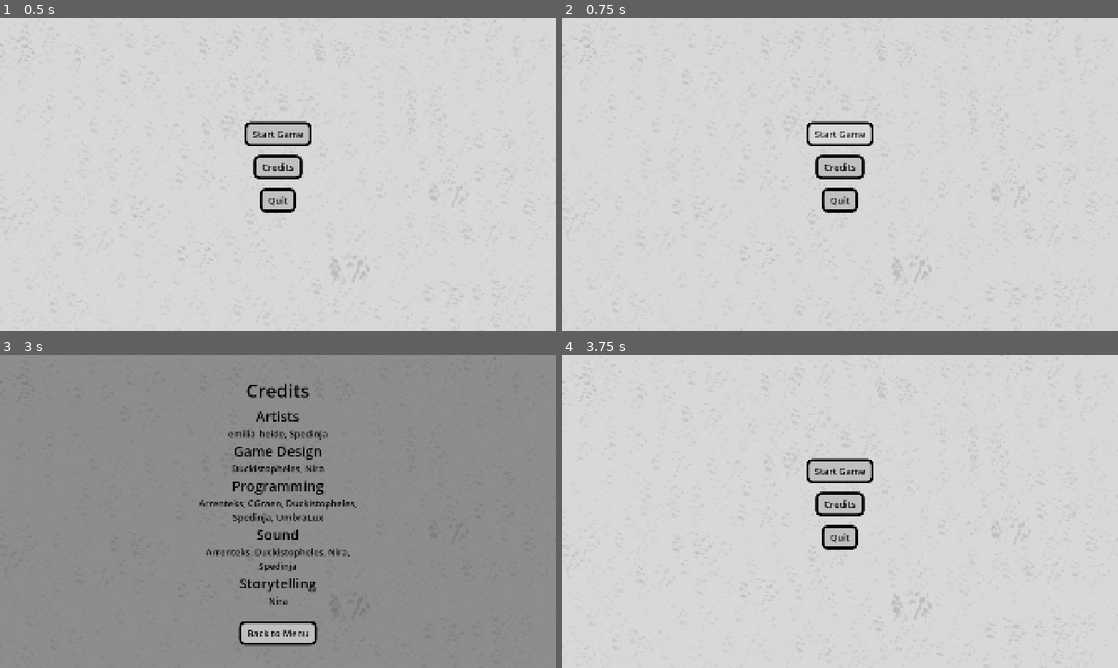
Above: before the commit, frames 1-4 (two rows, left to right).
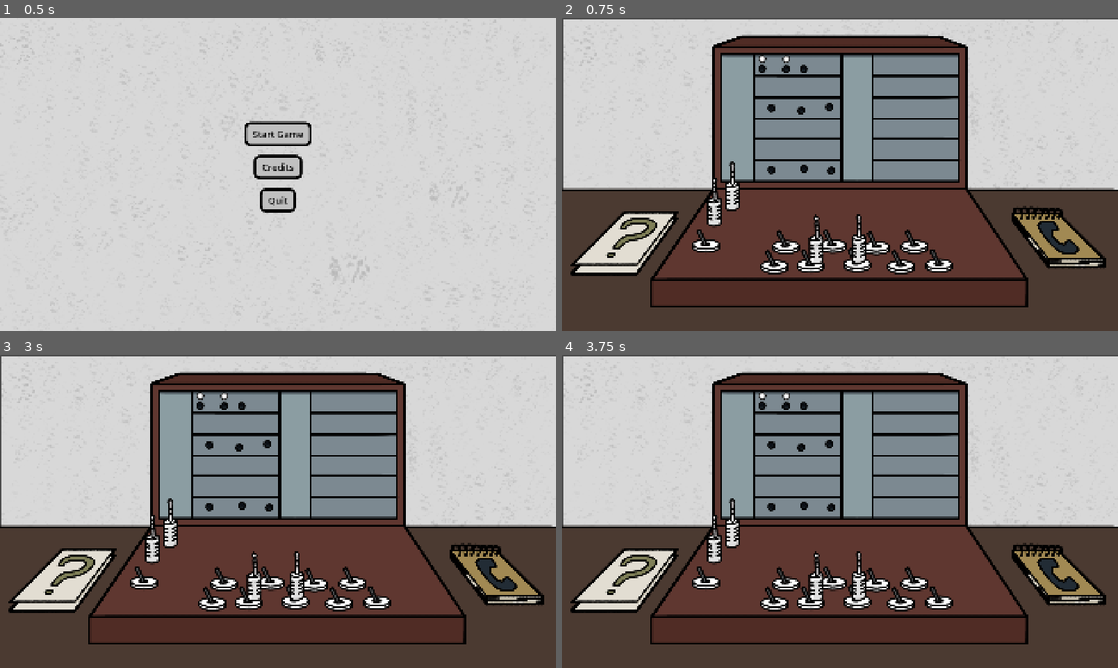
Above: after the commit, the same moments.

Repository: Arrenteks/LD60
Game: Godot game, scene res://scenes/main_menu.tscn
Two runs of this game, one before a commit and one after it. Both use one fixed random seed, a clock stepped at 60 frames per second and the inputs below. This scene is started directly instead of the project's main scene.
Inputs (mouse positions are in pixels of both pictures, inside the frame that each line leads up to):
- Up to frame 1 (0.5 s): no input
- Up to frame 2 (0.75 s): click "Start Game" at 0.5 s
- Up to frame 3 (3 s): click (278, 473) at 1.25 s, where only the run before the commit has a clickable "Start Game"; click (278, 473) at 2 s, where only the run before the commit has a clickable "Start Game"; click (278, 505) at 2.75 s, where only the run before the commit has a clickable "Credits"
- Up to frame 4 (3.75 s): click (840, 633) at 3.5 s, where only the run before the commit has a clickable "Back to Menu"

Frame 1 is identical in both runs. In frame 2, 67% of the frame differs, in the area x 0-100%, y 0-100%; in frame 3, 87%; in frame 4, 67%.

Commit message:
added arrow button, added some daily cycle functionality, does not work ye´t

Diff:
--- /dev/null
+++ b/ld-60/scenes/UI/arrow_button.tscn
@@ -0,0 +1,15 @@
+[gd_scene format=3 uid="uid://bhlgtdo4p5qox"]
+
+[ext_resource type="Texture2D" uid="uid://dt0retboohetv" path="res://sprites/UI/R_Button_Normal.png" id="1_tpgwl"]
+[ext_resource type="Texture2D" uid="uid://b75wp2j5l4rx6" path="res://sprites/UI/R_Button_Pressed.png" id="2_m37gq"]
+[ext_resource type="Texture2D" uid="uid://doc5a5qgn3uvd" path="res://sprites/UI/R_Button_Hover.png" id="3_lf07a"]
+[ext_resource type="Texture2D" uid="uid://bjnss2o5jd3wf" path="res://sprites/UI/R_Button_Disabled.png" id="4_m37gq"]
+
+[node name="ArrowButton" type="TextureButton" unique_id=643081911]
+texture_filter = 1
+offset_right = 40.0
+offset_bottom = 40.0
+texture_normal = ExtResource("1_tpgwl")
+texture_pressed = ExtResource("2_m37gq")
+texture_hover = ExtResource("3_lf07a")
+texture_disabled = ExtResource("4_m37gq")
--- /dev/null
+++ b/ld-60/scenes/instructions.tscn
@@ -0,0 +1,90 @@
+[gd_scene format=3 uid="uid://bugol3jiohoxy"]
+
+[ext_resource type="Script" uid="uid://ckdbab3n1hkym" path="res://scripts/instructions.gd" id="1_dkfqi"]
+[ext_resource type="Theme" uid="uid://xydurjugrgpw" path="res://themes/textbox_panel.tres" id="2_njqp3"]
+[ext_resource type="Theme" uid="uid://7dqop2hw1xk7" path="res://themes/button.tres" id="3_c00ax"]
+
+[node name="Instructions" type="Control" unique_id=2030386360]
+custom_maximum_size = Vector2(1820, 980)
+layout_mode = 3
+anchors_preset = 0
+script = ExtResource("1_dkfqi")
+
+[node name="Panel" type="Panel" parent="." unique_id=1576480113]
+custom_minimum_size = Vector2(200, 200)
+layout_mode = 0
+offset_left = 50.0
+offset_top = 50.0
+offset_right = 1870.0
+offset_bottom = 1030.0
+theme = ExtResource("2_njqp3")
+
+[node name="VBoxContainer" type="VBoxContainer" parent="Panel" unique_id=87544572]
+custom_minimum_size = Vector2(1700, 880)
+custom_maximum_size = Vector2(1700, 880)
+layout_mode = 0
+offset_left = 60.0
+offset_right = 1760.0
+offset_bottom = 880.0
+theme_override_constants/separation = 0
+
+[node name="DayCount" type="Label" parent="Panel/VBoxContainer" unique_id=667165641]
+layout_mode = 2
+theme_override_font_sizes/font_size = 64
+text = "Day 1"
+horizontal_alignment = 1
+
+[node name="InfoMessage" type="RichTextLabel" parent="Panel/VBoxContainer" unique_id=1279380659]
+custom_minimum_size = Vector2(1800, 882)
+custom_maximum_size = Vector2(1800, 882)
+layout_mode = 2
+theme_override_font_sizes/bold_font_size = 32
+bbcode_enabled = true
+text = "Good Morning.
+For the next few days your job will be here in the telephone exchange centre. Our investigation team has compiled questions based on already gathered intel to current cases. You will need to answer them by listening in to the calls that go through your station every day and consulting telephone-book. Make sure you have all the answers ready at the end of the day at 4pm.
+
+Here are the current cases you will be given questions to, and if you have never worked on such a station before, I have attached a note below where your work-process is explained in detail:
+
+- A groecry theft at the local supermarket in Feyshield
+- A bankrobbery
+- A missing person in Holloward
+Have a good day!
+
+[b]How the telephone exchange station works:[/b]
+
+blinking lamp indicates incoming call
+
+connect a incoming cable to the slot of the incoming call
+
+enable the corresponding switch to talk to the new caller
+
+listen to the desired connection the caller wants you to establish
+
+slot the corresponding outgoing cable into the frequency the caller wants to connect to
+
+consult the telephone book in case callers don't know the number they want to reach
+leave the switch enabled to listen to the call
+
+a newly connected call will overwrite the last call that is being listend to, avoid having multiple calls overlaping each other
+
+Look at the questions sheet at the start of the day before the first call comes in and answer the questions throughout the day
+
+To make things easier, you can directly drag information from the telephone book into most asnwer fields"
+
+[node name="Close" type="Button" parent="Panel" unique_id=1487543417]
+custom_minimum_size = Vector2(140, 0)
+layout_mode = 1
+anchors_preset = 7
+anchor_left = 0.5
+anchor_top = 1.0
+anchor_right = 0.5
+anchor_bottom = 1.0
+offset_left = -4.0
+offset_top = -8.0
+offset_right = 4.0
+grow_horizontal = 2
+grow_vertical = 0
+theme = ExtResource("3_c00ax")
+text = "Close"
+
+[connection signal="pressed" from="Panel/Close" to="." method="_on_close_pressed"]
--- a/ld-60/scenes/main_menu.tscn
+++ b/ld-60/scenes/main_menu.tscn
@@ -219,6 +219,7 @@
 theme = ExtResource("1_l6cm7")
 text = "Back to Menu"
 
+[connection signal="pressed" from="Menu Content/StartGameButton" to="." method="_on_start_game_button_pressed"]
 [connection signal="pressed" from="Menu Content/SettingsButton" to="." method="_on_settings_button_pressed"]
 [connection signal="pressed" from="Menu Content/CreditsButton" to="." method="_on_credits_button_pressed"]
 [connection signal="pressed" from="Menu Content/QuitButton" to="." method="_on_quit_pressed"]
--- a/ld-60/scripts/globals/tickengine.gd
+++ b/ld-60/scripts/globals/tickengine.gd
@@ -16,6 +16,7 @@
 
 const TEST_CALL = preload("uid://i1bayk800x8w")
 
+var day: int = 1
 
 func toggle_pause():
 	is_paused = !is_paused;
@@ -23,9 +24,31 @@
 
 # Called when the node enters the scene tree for the first time.
 func _ready() -> void:
+	toggle_pause()
 	game_time = Game_Time.new(start_hour_tens, start_hour_first, start_minute_tens, start_minute_first)
-	game_time_event_dictionary["08:05"] = Game_Routine_Event.new(GameRoutineEventType.Call, TEST_CALL)
 	tick_timer.start(tick_timer_duration);
+
+func start_day():
+	start_hour_tens = 0;
+	start_hour_first = 8;
+	start_minute_tens = 0;
+	start_minute_first = 0;
+	_get_day_events()
+
+func _get_day_events():
+	game_time_event_dictionary.clear()
+	game_time_event_dictionary["08:00"] = Game_Routine_Event.new(GameRoutineEventType.StartDay)
+	game_time_event_dictionary["16:00"] = Game_Routine_Event.new(GameRoutineEventType.EndDay)
+	match day:
+		1:
+			game_time_event_dictionary["08:05"] = Game_Routine_Event.new(GameRoutineEventType.Call, TEST_CALL)
+		2:
+			game_time_event_dictionary["08:05"] = Game_Routine_Event.new(GameRoutineEventType.Call, TEST_CALL)
+		3:
+			game_time_event_dictionary["08:05"] = Game_Routine_Event.new(GameRoutineEventType.Call, TEST_CALL)
+		_:
+			print("This is the end of all time.")
+
 
 func _on_timer_timeout() -> void:
 	print(game_time.get_current_time_string())
@@ -54,6 +77,7 @@
 				print("Welcome at work!")
 			GameRoutineEventType.EndDay:
 				SignalManager.end_day.emit()
+				toggle_pause()
 				print("See you tomorrow!")
 			GameRoutineEventType.Boss:
 				SignalManager.boss.emit()
--- /dev/null
+++ b/ld-60/scripts/instructions.gd
@@ -0,0 +1,18 @@
+extends Control
+class_name Instructions
+
+@onready var day_count: Label = $Panel/VBoxContainer/DayCount
+@onready var info_message: RichTextLabel = $Panel/VBoxContainer/InfoMessage
+var day_infos
+
+
+func _ready() -> void:
+	Tickengine.start_day()
+
+func _on_close_pressed() -> void:
+	Tickengine.toggle_pause()
+	self.queue_free()
+
+func set_text(day_number: String, information: String) -> void:
+	day_count.text = day_number
+	info_message.text = information
--- a/ld-60/scripts/main_menu.gd
+++ b/ld-60/scripts/main_menu.gd
@@ -5,6 +5,9 @@
 @onready var credits_button: Button = $"Menu Content/CreditsButton"
 
 @onready var credits: Control = $Credits
+
+func _on_start_game_button_pressed() -> void:
+	get_tree().change_scene_to_file("res://scenes/GameArea.tscn")
 
 func _on_settings_button_pressed() -> void:
 	settings_button.release_focus()
--- a/ld-60/themes/textbox_panel.tres
+++ b/ld-60/themes/textbox_panel.tres
@@ -17,6 +17,7 @@
 expand_margin_bottom = 10.0
 
 [resource]
+Label/colors/font_color = Color(0, 0, 0, 1)
 Panel/styles/panel = SubResource("StyleBoxFlat_aaqi7")
 RichTextLabel/colors/default_color = Color(0, 0, 0, 1)
 RichTextLabel/font_sizes/normal_font_size = 32
Not shown, added: ld-60/scripts/instructions.gd.uid
Binary file added: ld-60/sprites/UI/R_Button_Disabled.png
Not shown, added: ld-60/sprites/UI/R_Button_Disabled.png.import
Binary file added: ld-60/sprites/UI/R_Button_Hover.png
Not shown, added: ld-60/sprites/UI/R_Button_Hover.png.import
Binary file added: ld-60/sprites/UI/R_Button_Normal.png
Not shown, added: ld-60/sprites/UI/R_Button_Normal.png.import
Binary file added: ld-60/sprites/UI/R_Button_Pressed.png
Not shown, added: ld-60/sprites/UI/R_Button_Pressed.png.import
